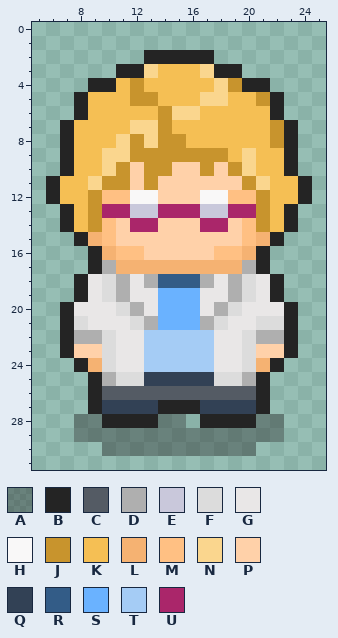
One commit to this pixel-art sprite: Assets/Sprites/NPCs/Drfeherland.png. The first picture shows the starting point.
The file is 32x32 pixels. Shown: x 5..25, y 0..31.
Palette (. is transparent): A #24242464  B #242424  C #545b64  D #afafaf  E #c9c8db  F #dcdcdc  G #e9e7e7  H #f9f8f8  J #c8942d  K #f5bf54  L #f5b272  M #ffc083  N #fad68e  P #ffd1a9  Q #324155  R #335c87  S #6ab2ff  T #a5ccf5  U #aa266a
The same view after the edit:
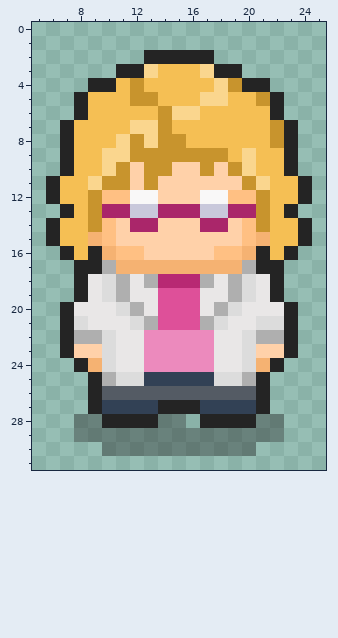
The edit:
Colour R changes from #335c87 to #b82973.
Colour S changes from #6ab2ff to #de5099.
Colour T changes from #a5ccf5 to #ec8abd.
Colour B is added in rows 14 to 15 at x 6 and 24; in row 16 at x 7 and 23; in row 17 at x 8 and 22.
Colour K is added in row 15 at x 7 and 23; in row 16 at x 8 and 22.
Colour K replaces colour B in row 14 at x 7 and 23; in row 15 at x 8 and 22.
Changed places in both pictures, as pixel boxes (x1, y1, x2, y2):
changed: (46, 218, 88, 274)
changed: (270, 218, 312, 274)
changed: (144, 274, 214, 372)
